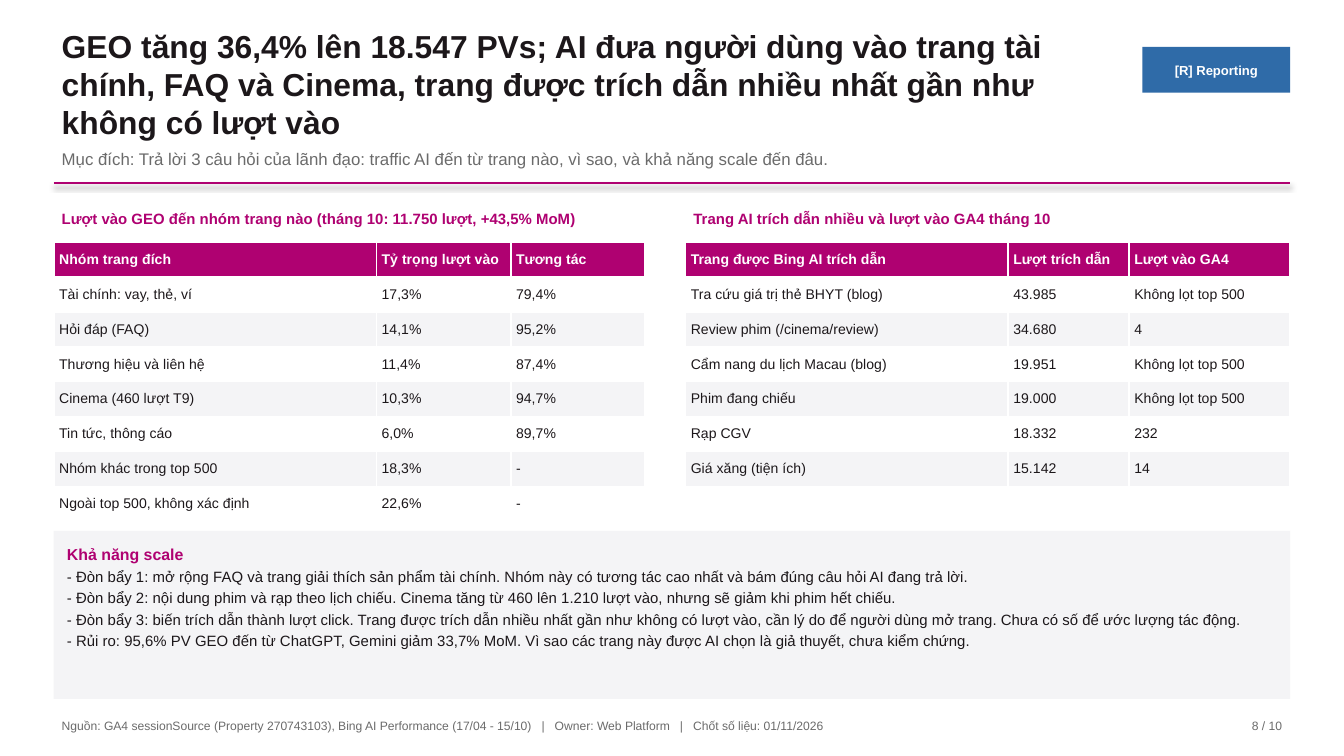
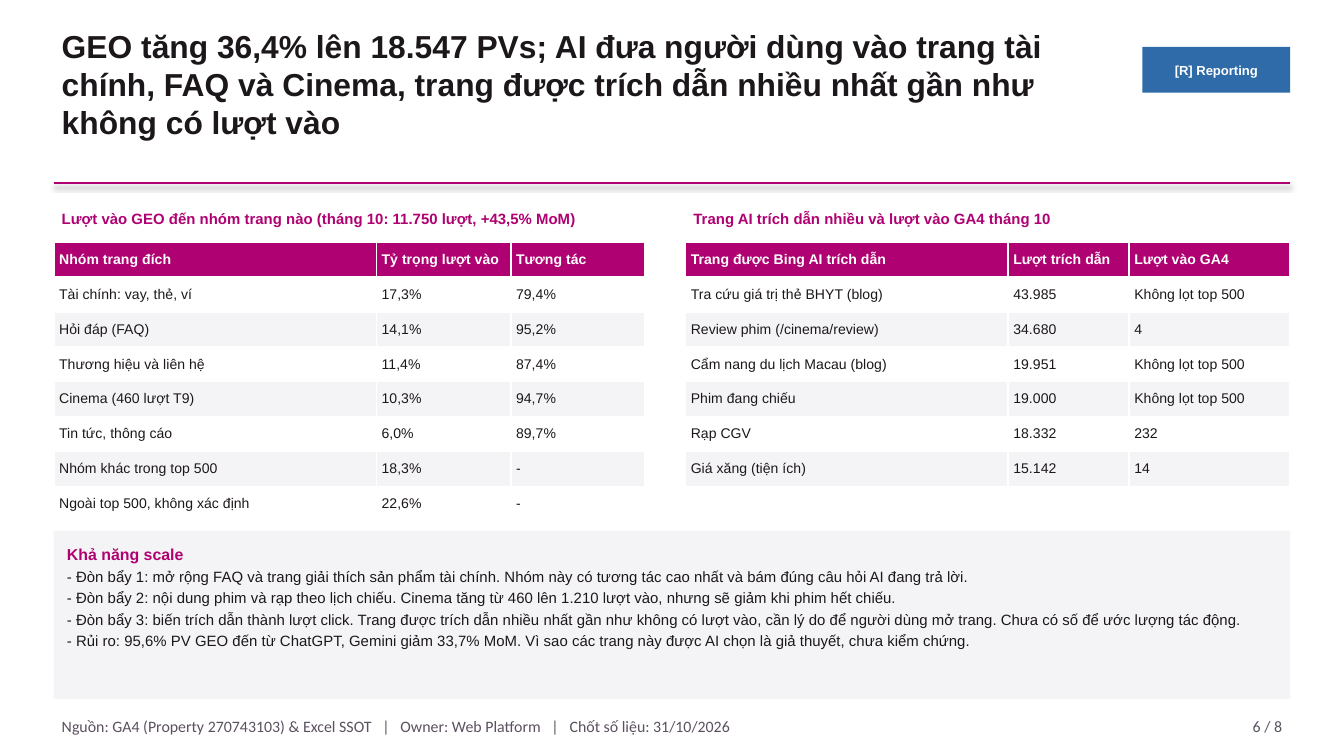
Before and after one commit to stormhoang/hienho-knowledgebase, a slide deck: slide 6 of 07_REPORTS/docs/presentations/Web_Platform_Thang_10_2026_Pyramid.pptx (slide 8 before the commit). Drawn at 1344x756 pixels with LibreOffice and Linux fonts; fonts in the diff are those of the drawing. Boxes give left, top, right and bottom in pixels: in the first picture for what was removed or moved away, otherwise in the second. Text is boxed around its words. In the diff, an @@ line names an element or a change of style, - is before the commit and + after.

```diff
--- a/07_REPORTS/docs/presentations/Web_Platform_Thang_10_2026_Pyramid.pptx
+++ b/07_REPORTS/docs/presentations/Web_Platform_Thang_10_2026_Pyramid.pptx
@@ text removed at [62,152,828,169] @@
-Mục đích: Trả lời 3 câu hỏi của lãnh đạo: traffic AI đến từ trang nào, vì sao, và khả năng scale đến đâu.
@@ text at [62,720,730,735]: text changed; size 6.5 to 8.5 pt; font Arial to Calibri; text colour #6B6B6B to #5C5060 @@
-Nguồn: GA4 sessionSource (Property 270743103), Bing AI Performance (17/04 - 15/10) | Owner: Web Platform | Chốt số liệu: 01/11/2026
+Nguồn: GA4 (Property 270743103) & Excel SSOT | Owner: Web Platform | Chốt số liệu: 31/10/2026
@@ text at [1253,721,1282,732]: text changed; size 6.5 to 8.5 pt; font Arial to Calibri; text colour #6B6B6B to #5C5060 @@
-8 / 10
+6 / 8
```
Also in this commit, not shown: 7 other slides changed, 2 slides removed, 1 other file.
